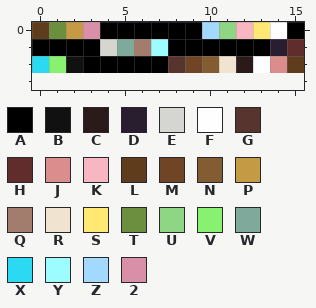
Pixel-art file -- bnp/resources/palette.aseprite. Above: the version before the commit.
16x3 pixels, 1 frame. Colours within 5 levels of each other are drawn and written as one. The old version is drawn lined up with the new one, on the new canvas.
Palette (. is transparent): A #000000  B #111111  C #2a1a1a  D #291e30  E #d5d6d2  F #fefefe  G #58342e  H #602c2c  J #db8c8c  K #f8b5c2  L #5e3c1c  M #6f4526  N #835c32  P #c49a45  Q #a27d6e  R #f0e4d0  S #ffe873  T #6b8f3e  U #8ed684  V #88f270  W #7fa99b  X #2bd9f2  Y #9dfcff  Z #a3d9ff  2 #d98fa8
Pixels before, first column x 0:
0 LTP2AAAAAAZUKSFA
1 AAAAEWQYAAAAAADH
2 XVBAAAAAGMNRCFJL
New version:
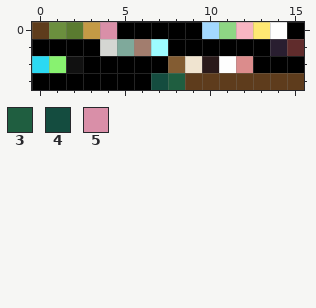
Colours new in this view: 3 #1f5e40  4 #144c3f  5 #d98fa8
Change:
canvas 16x3 -> 16x4
colour 2: #d98fa8 -> #c49a45
colour P: #c49a45 -> #5a7b30
Changed rows in their new state; - is a pixel that keeps its letter.
first column x 0:
0 ----5-----------
2 --------NRCFJAAA
3 AAAAAAA43LLLLLLL
Where, in picture pixels (left, top, right, bottom), the same in both pictures:
changed: (32, 22, 304, 90)
